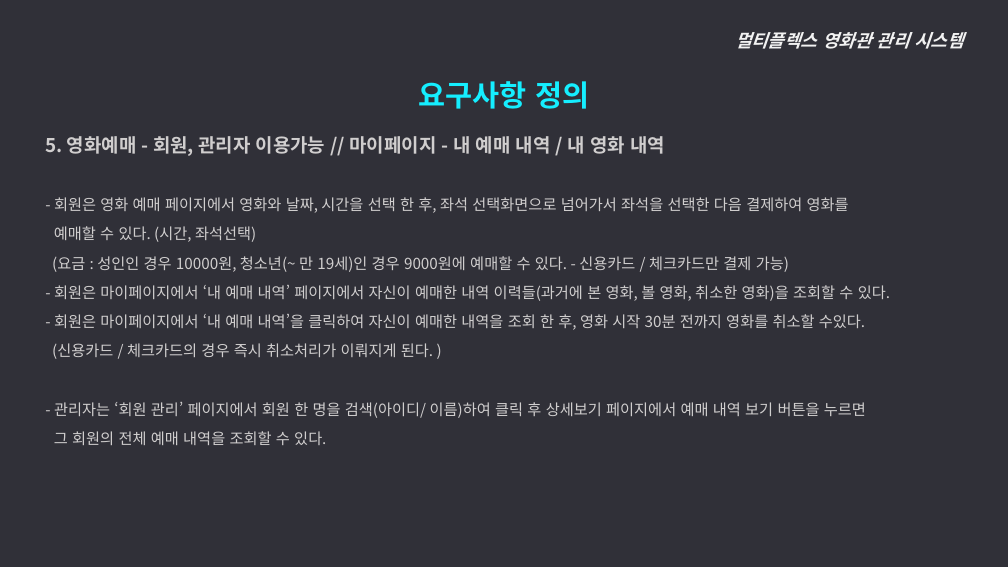
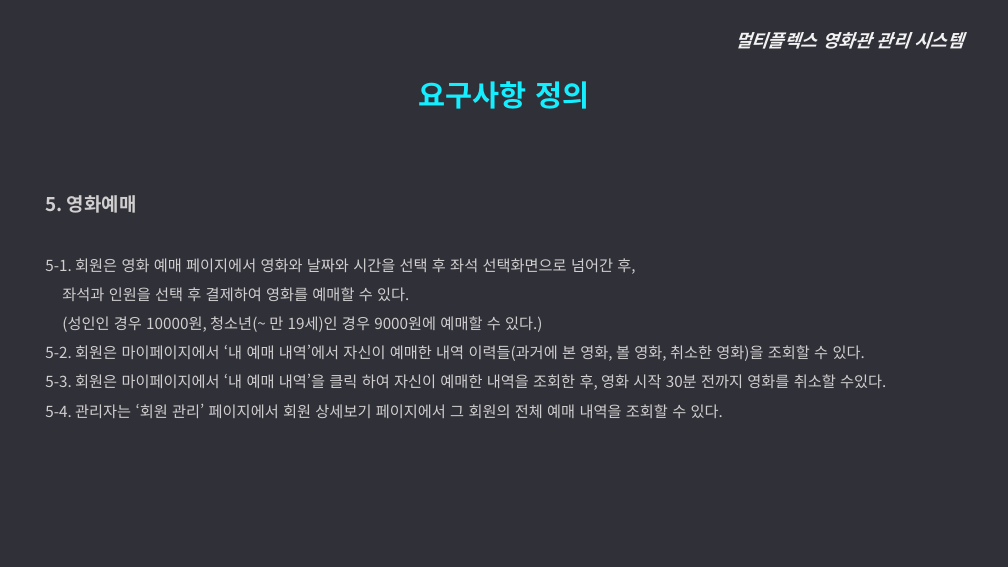
Before and after one commit to ywc-412/MultiplexTeamProject, a slide deck: slide 14 of 2조 시스템개요, 요구사항 정의.pptx (slide 13 before the commit). Drawn at 1008x567 pixels with LibreOffice and Linux fonts; fonts in the diff are those of the drawing. Boxes give left, top, right and bottom in pixels: in the first picture for what was removed or moved away, otherwise in the second. Text is boxed around its words. In the diff, an @@ line names an element or a change of style, - is before the commit and + after.

Commit message:
PPT, 요구사항정의 수정
메뉴구조도에서 할인정보 뺌

```diff
--- a/2조 시스템개요, 요구사항 정의.pptx
+++ b/2조 시스템개요, 요구사항 정의.pptx
@@ text at [45, 195, 886, 418]: text changed @@
-  5. 영화예매 - 회원, 관리자 이용가능 // 마이페이지 - 내 예매 내역 / 내 영화 내역
-  - 회원은 영화 예매 페이지에서 영화와 날짜, 시간을 선택 한 후, 좌석 선택화면으로 넘어가서 좌석을 선택한 다음 결제하여 영화를
-  예매할 수 있다. (시간, 좌석선택)
-  (요금 : 성인인 경우 10000원, 청소년(~ 만 19세)인 경우 9000원에 예매할 수 있다. - 신용카드 / 체크카드만 결제 가능)
-  - 회원은 마이페이지에서 ‘내 예매 내역’ 페이지에서 자신이 예매한 내역 이력들(과거에 본 영화, 볼 영화, 취소한 영화)을 조회할 수 있다.
-  - 회원은 마이페이지에서 ‘내 예매 내역’을 클릭하여 자신이 예매한 내역을 조회 한 후, 영화 시작 30분 전까지 영화를 취소할 수있다.
-  (신용카드 / 체크카드의 경우 즉시 취소처리가 이뤄지게 된다. )
-  - 관리자는 ‘회원 관리’ 페이지에서 회원 한 명을 검색(아이디/ 이름)하여 클릭 후 상세보기 페이지에서 예매 내역 보기 버튼을 누르면
-  그 회원의 전체 예매 내역을 조회할 수 있다.
+  5. 영화예매
+  5-1. 회원은 영화 예매 페이지에서 영화와 날짜와 시간을 선택 후 좌석 선택화면으로 넘어간 후,
+  좌석과 인원을 선택 후 결제하여 영화를 예매할 수 있다.
+  (성인인 경우 10000원, 청소년(~ 만 19세)인 경우 9000원에 예매할 수 있다.)
+  5-2. 회원은 마이페이지에서 ‘내 예매 내역’에서 자신이 예매한 내역 이력들(과거에 본 영화, 볼 영화, 취소한 영화)을 조회할 수 있다.
+  5-3. 회원은 마이페이지에서 ‘내 예매 내역’을 클릭 하여 자신이 예매한 내역을 조회한 후, 영화 시작 30분 전까지 영화를 취소할 수있다.
+  5-4. 관리자는 ‘회원 관리’ 페이지에서 회원 상세보기 페이지에서 그 회원의 전체 예매 내역을 조회할 수 있다.
```
Also in this commit, not shown: 15 other slides changed, 1 slide added, 4 slides removed, 2 other files.
